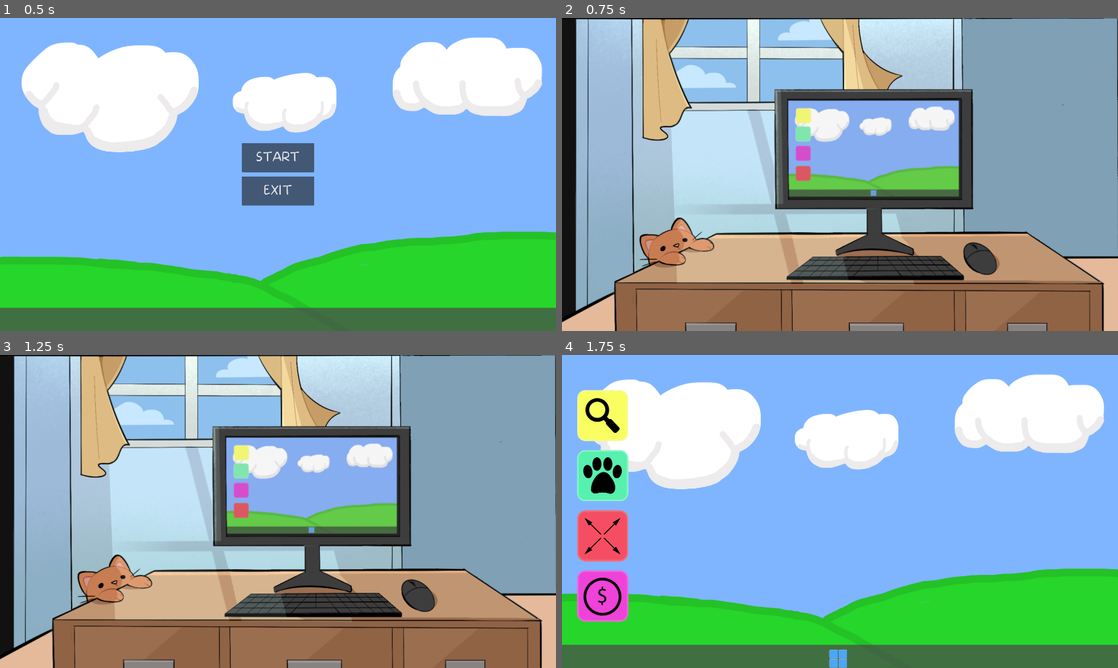
Above: before the commit, frames 1-4 (two rows, left to right).
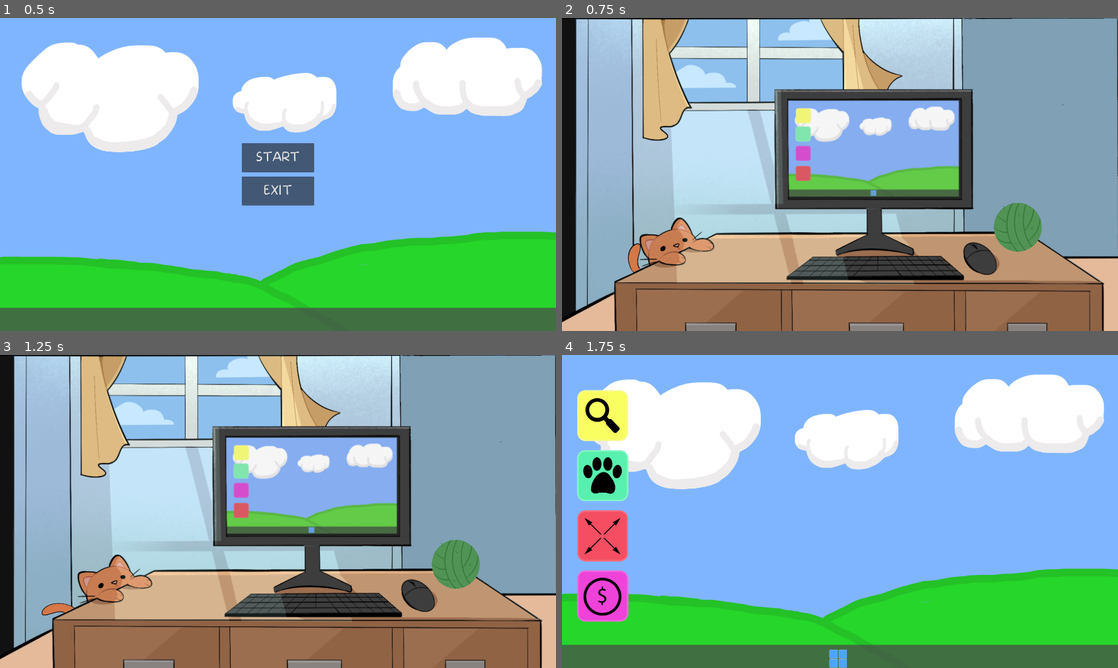
Above: after the commit, the same moments.

Repository: Gray-Alec58/gam-capstone
Game: Godot game, scene res://Scenes/start_screen.tscn
Same seed, same stepped clock (60 frames per second), same inputs: the game is played once before the commit and once after it.
Inputs (mouse positions are in pixels of both pictures, inside the frame that each line leads up to):
- Up to frame 1 (0.5 s): no input
- Up to frame 2 (0.75 s): click "START" at 0.5 s
- Up to frame 3 (1.25 s): no input
- Up to frame 4 (1.75 s): move the mouse to (873, 486) at 1.27 s; click (873, 486) at 1.42 s

Frame 1 is identical in both runs. In frame 2, 1.2% of the frame differs, in the area x 11-87%, y 59-82%; in frame 3, 1.2%; in frame 4, nothing differs.

Commit message:
cat tail anim + ball sprite

Diff:
--- a/Scenes/office_scene.tscn
+++ b/Scenes/office_scene.tscn
@@ -2,9 +2,50 @@
 
 [ext_resource type="Texture2D" uid="uid://b0yao7opcsfd6" path="res://Art/OfficeBackground.png" id="1_lj5is"]
 [ext_resource type="Script" uid="uid://3oou6046lhpe" path="res://Scenes/Scripts/computer.gd" id="2_idq54"]
+[ext_resource type="Texture2D" uid="uid://bqfnwgqmlwf14" path="res://Art/tailspritesheet.png" id="3_grqjj"]
+[ext_resource type="Texture2D" uid="uid://k2e1mvqu4seo" path="res://Art/BallSprite2D.png" id="4_s0r6g"]
 
 [sub_resource type="RectangleShape2D" id="RectangleShape2D_1ofqy"]
 size = Vector2(356.0614, 201.50003)
+
+[sub_resource type="AtlasTexture" id="AtlasTexture_s0r6g"]
+atlas = ExtResource("3_grqjj")
+region = Rect2(0, 0, 1921, 1081)
+
+[sub_resource type="AtlasTexture" id="AtlasTexture_rs28u"]
+atlas = ExtResource("3_grqjj")
+region = Rect2(1921, 0, 1921, 1081)
+
+[sub_resource type="AtlasTexture" id="AtlasTexture_tnddm"]
+atlas = ExtResource("3_grqjj")
+region = Rect2(0, 1081, 1921, 1081)
+
+[sub_resource type="AtlasTexture" id="AtlasTexture_2pxgx"]
+atlas = ExtResource("3_grqjj")
+region = Rect2(1921, 1081, 1921, 1081)
+
+[sub_resource type="SpriteFrames" id="SpriteFrames_rvnnr"]
+animations = [{
+"frames": [{
+"duration": 1.0,
+"texture": SubResource("AtlasTexture_s0r6g")
+}, {
+"duration": 1.0,
+"texture": SubResource("AtlasTexture_rs28u")
+}, {
+"duration": 1.0,
+"texture": SubResource("AtlasTexture_tnddm")
+}, {
+"duration": 1.0,
+"texture": SubResource("AtlasTexture_2pxgx")
+}],
+"loop": 1,
+"name": &"default",
+"speed": 5.0
+}]
+
+[sub_resource type="RectangleShape2D" id="RectangleShape2D_nv111"]
+size = Vector2(960.0014, 647.6664)
 
 [node name="OfficeScene" type="Node2D" unique_id=1301874127]
 
@@ -23,4 +64,25 @@
 position = Vector2(645.2265, 271.25003)
 shape = SubResource("RectangleShape2D_1ofqy")
 
+[node name="AnimatedSprite2D" type="AnimatedSprite2D" parent="." unique_id=1315921727]
+position = Vector2(985.75, 524.75)
+scale = Vector2(1.0210828, 1.0245143)
+sprite_frames = SubResource("SpriteFrames_rvnnr")
+autoplay = "default"
+frame_progress = 0.12000312
+
+[node name="Node2D" type="Node2D" parent="." unique_id=488365269]
+
+[node name="BallSprite" type="Sprite2D" parent="Node2D" unique_id=168695529]
+position = Vector2(1574, 722)
+scale = Vector2(0.2989583, 0.29953703)
+texture = ExtResource("4_s0r6g")
+
+[node name="BallArea" type="Area2D" parent="Node2D/BallSprite" unique_id=1747358155]
+
+[node name="BallCollision" type="CollisionShape2D" parent="Node2D/BallSprite/BallArea" unique_id=859041373]
+position = Vector2(-5.0185547, 16.692383)
+scale = Vector2(1.0000001, 1)
+shape = SubResource("RectangleShape2D_nv111")
+
 [connection signal="input_event" from="Background/Computer" to="Background/Computer" method="_on_input_event"]
Binary file added: Art/BallSprite2D.png
Not shown, added: Art/BallSprite2D.png.import
Not shown, added: Art/tailspritesheet.png.import
